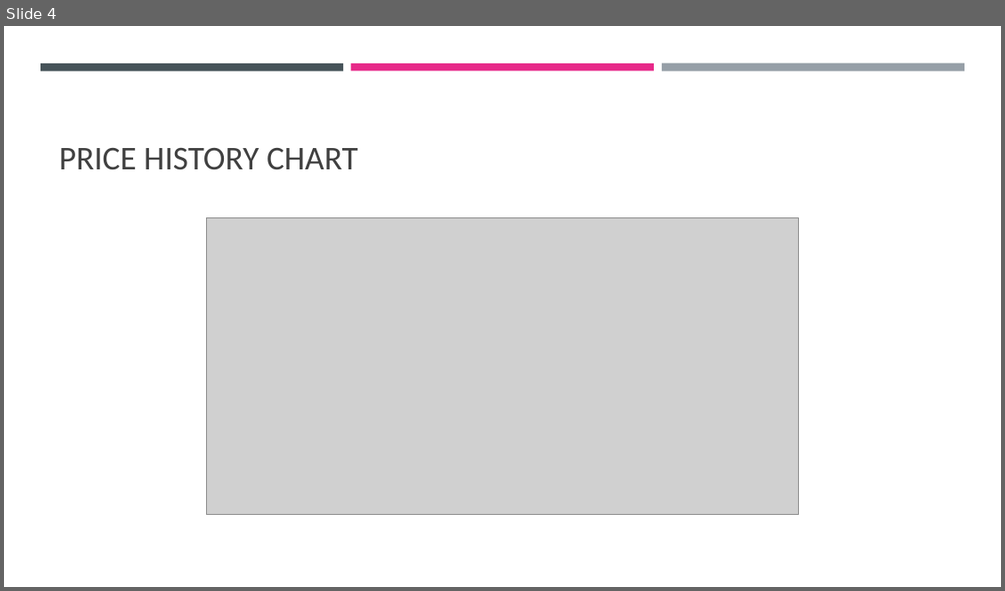
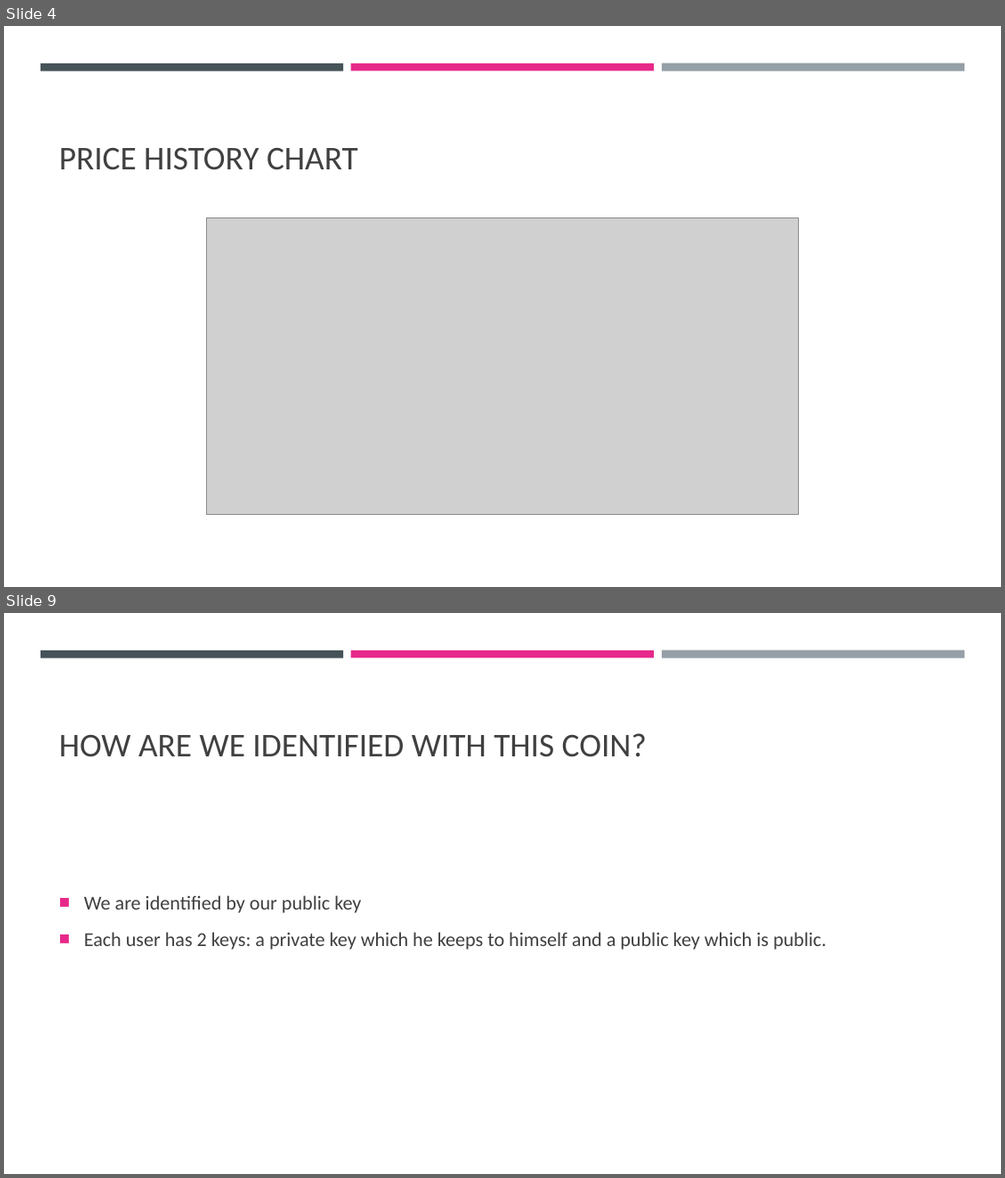
Before and after one commit to cyoni/bitcoin, a slide deck: bitcoin.pptx. Shown one above the other, each under a label of ours: slide 4 before the commit, slides 4 and 9 after it; the slides between them are not shown. The pictures are 1005x591 and 1005x1178 pixels, drawn with LibreOffice and Linux fonts; fonts in the diff are those of the drawing; grey boxes stand for pictures. Boxes give left, top, right and bottom in pixels: in the first picture for what was removed or moved away, otherwise in the second. Text is boxed around its words. In the diff, an @@ line names an element or a change of style, - is before the commit and + after.

```diff
--- a/bitcoin.pptx
+++ b/bitcoin.pptx
@@ slide 9 added at (4, 613, 1001, 1174), background #FFFFFF; not listed: 3 template elements that a slide beside it also shows @@
@@ title added at (59, 733, 647, 757), 32 pt, text #404040 @@
+HOW ARE WE IDENTIFIED WITH THIS COIN?
@@ text added at (84, 895, 826, 949), 19 pt, text #404040 @@
+■ We are identified by our public key
+■ Each user has 2 keys: a private key which he keeps to himself and a public key which is public.
```
Also in this commit, not shown: 1 slide changed, 20 other slides added, 1 slide removed.
